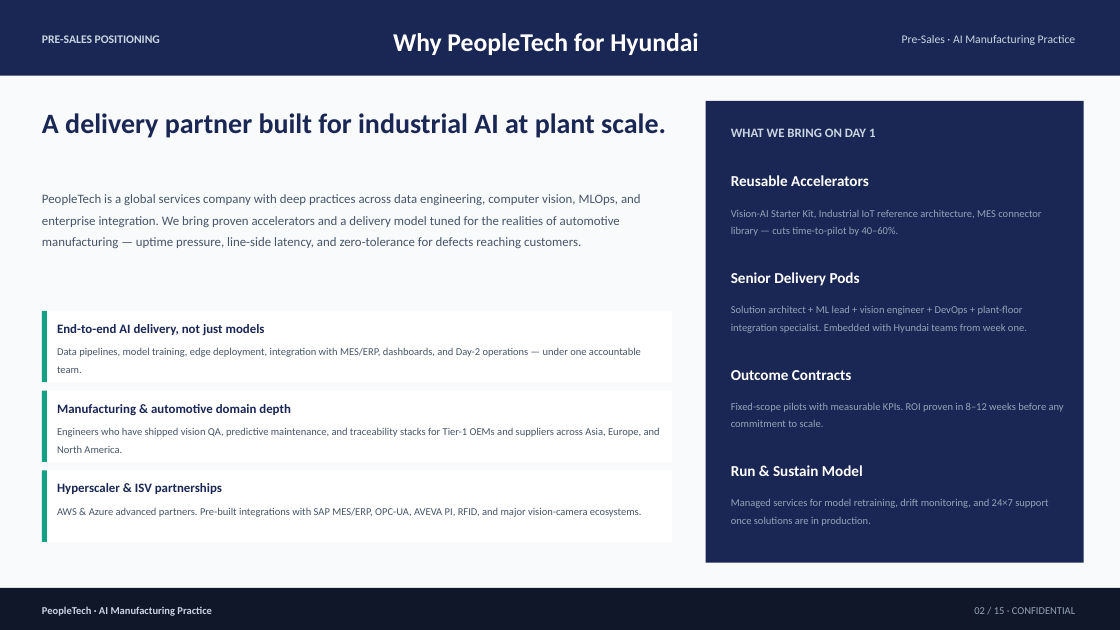
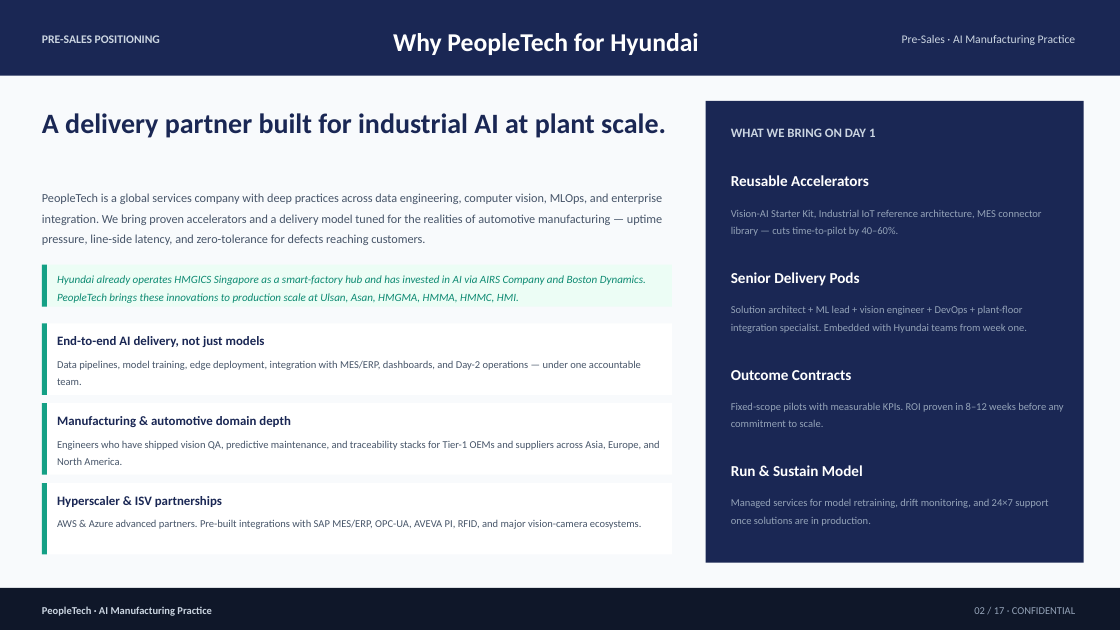
Before and after one commit to shekerkamma/hyundai-peopletech-deck, a slide deck: slide 2 of Hyundai_PeopleTech_AI_Plant_Operations.pptx. Drawn at 1120x630 pixels with LibreOffice and Linux fonts; fonts in the diff are those of the drawing. Boxes give left, top, right and bottom in pixels: in the first picture for what was removed or moved away, otherwise in the second. Text is boxed around its words. In the diff, an @@ line names an element or a change of style, - is before the commit and + after.

```diff
--- a/Hyundai_PeopleTech_AI_Plant_Operations.pptx
+++ b/Hyundai_PeopleTech_AI_Plant_Operations.pptx
@@ text "PeopleTech is a global services ..." at <box>42,193,662,245</box>: size 11 to 10.5 pt @@
@@ rectangle added at <box>42,265,672,307</box>, fill #ECFDF5 @@
@@ rectangle added at <box>42,265,47,307</box>, fill #14A085 @@
@@ text added at <box>57,275,646,303</box>, 9.5 pt, text #0D8A72, italic @@
+Hyundai already operates HMGICS Singapore as a smart-factory hub and has invested in AI via AIRS Company and Boston Dynamics. PeopleTech brings these innovations to production scale at Ulsan, Asan, HMGMA, HMMA, HMMC, HMI.
@@ 5 texts: place and size @@
-5 texts at <box>57,347,660,517</box>
+5 texts at <box>57,360,660,529</box>
@@ 6 rectangles, 1 text: place and size @@
-6 rectangles, 1 text at <box>42,311,672,542</box>
+6 rectangles, 1 text at <box>42,323,672,555</box>
```
Also in this commit, not shown: 14 other slides changed, 2 slides added, 15 other files.
